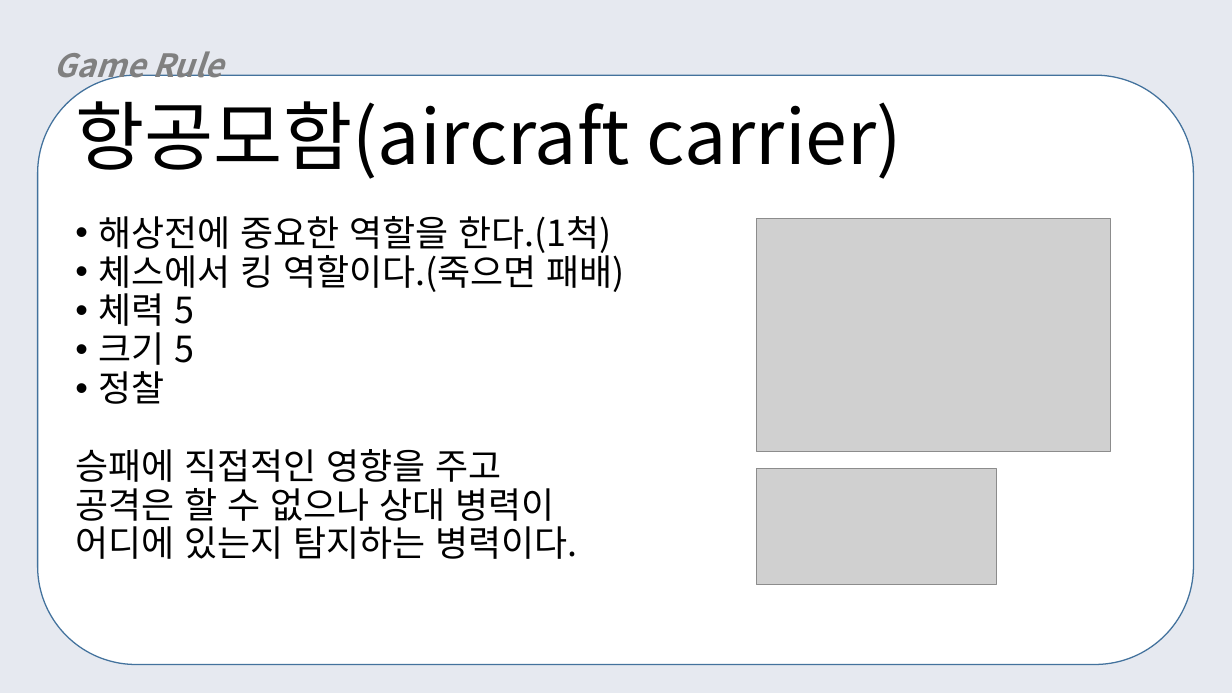
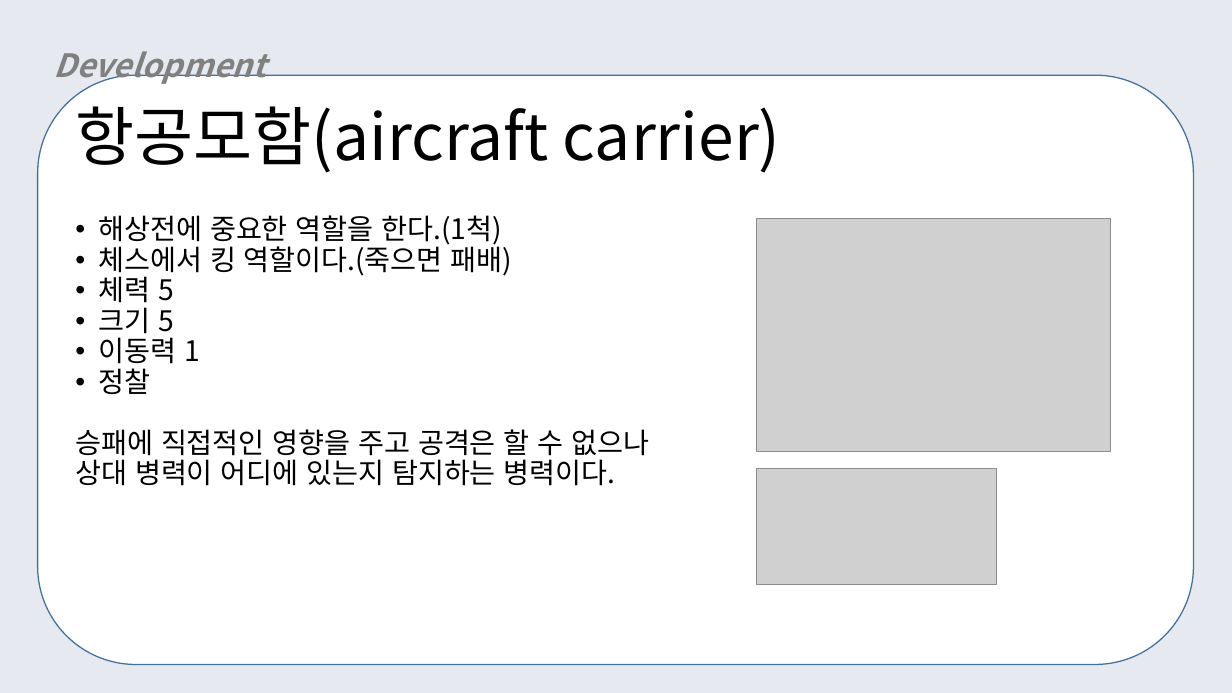
Before and after one commit to yeomyeom/OOP, a slide deck: slide 12 of ppt/객체지향프로그래밍.pptx (slide 6 before the commit). Drawn at 1232x693 pixels with LibreOffice and Linux fonts; fonts in the diff are those of the drawing; grey boxes stand for pictures. Boxes give left, top, right and bottom in pixels: in the first picture for what was removed or moved away, otherwise in the second. Text is boxed around its words. In the diff, an @@ line names an element or a change of style, - is before the commit and + after.

```diff
--- a/ppt/객체지향프로그래밍.pptx
+++ b/ppt/객체지향프로그래밍.pptx
@@ text at [53,51,265,86]: text changed @@
-Game Rule
+Development
@@ title "항공모함(aircraft carrier)" at [75,95,781,173]: size 58.6 to 50 pt @@
@@ text at [99,215,512,394]: size 28 to 22 pt in "해상전에 중요한 역할을 한다.(1척)", "체스에서 킹 역할이다.(죽으면 패배)", "체력 5", "크기 5" and 1 more places @@
@@ text at [99,333,200,369]: paragraph added @@
+• 이동력 1
@@ text at [75,429,649,486]: text changed; size 28 to 22 pt @@
-승패에 직접적인 영향을 주고
-공격은 할 수 없으나 상대 병력이
-어디에 있는지 탐지하는 병력이다.
+승패에 직접적인 영향을 주고 공격은 할 수 없으나
+상대 병력이 어디에 있는지 탐지하는 병력이다.
```
Also in this commit, not shown: 13 other slides changed, 18 slides added, 7 slides removed.
